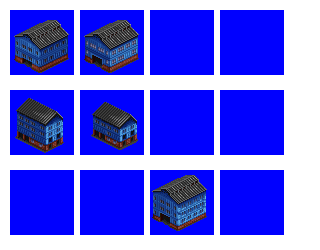
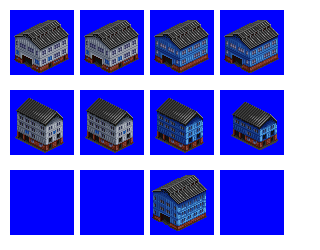
Two versions of the same layered image (320x250). Layer-by-layer changes:
painted on "large" over [15, 20, 279, 73]
painted on "small" over [17, 98, 278, 153]
renamed "Layer 1" to "large old", hid it, moved it above "small old", painted on it over [15, 20, 279, 153]
